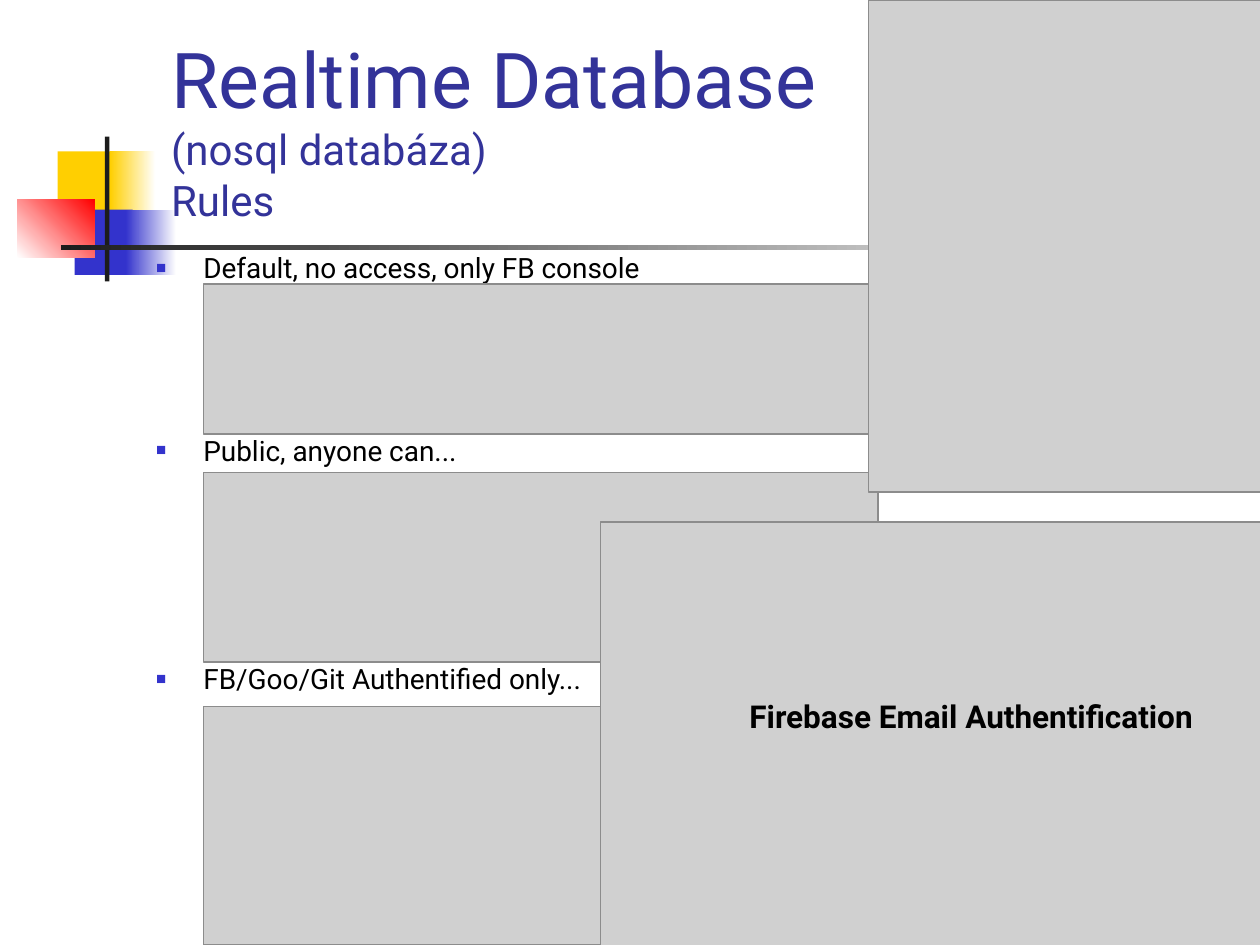
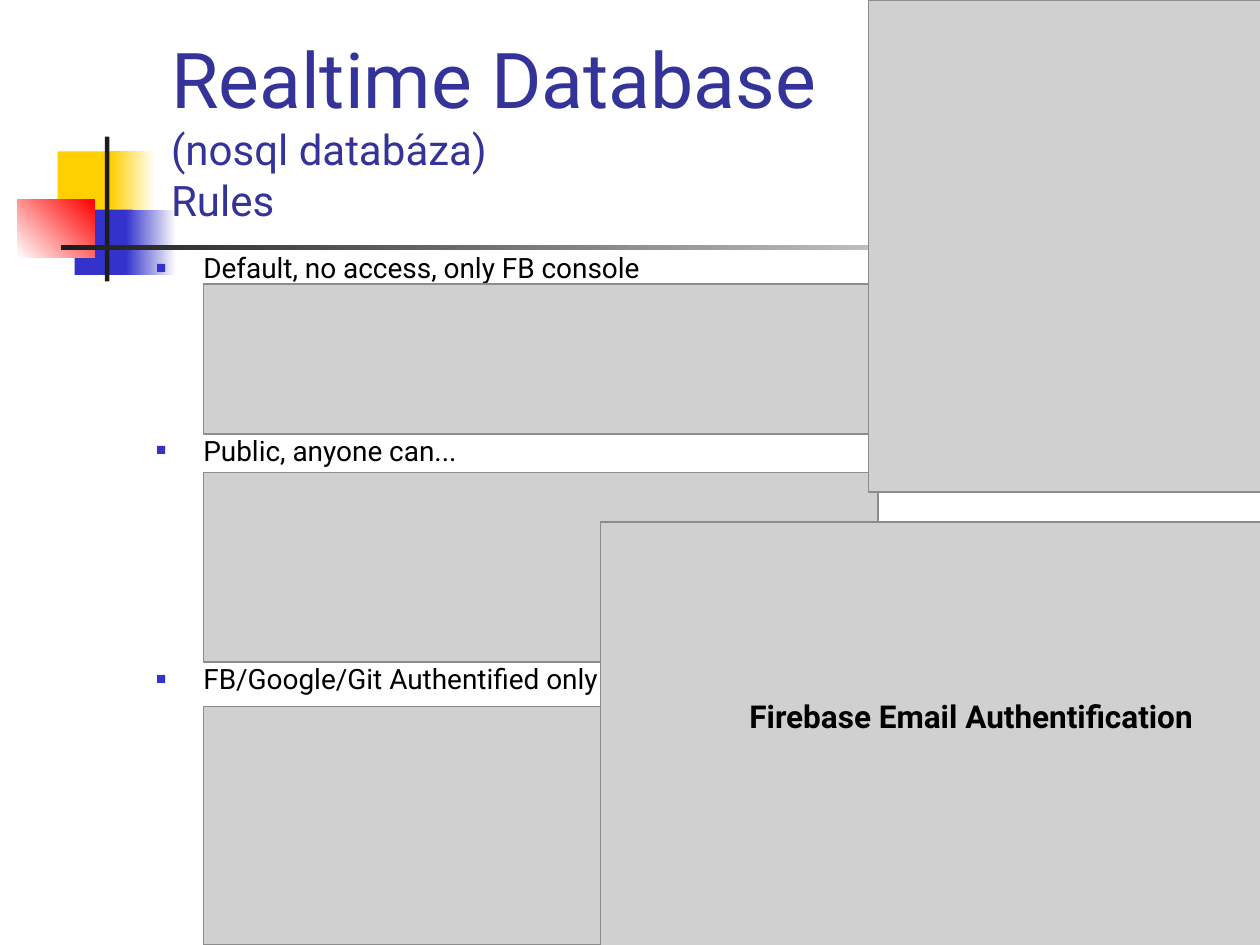
Before and after one commit to vmandro/Prednasky, a slide deck: slide 28 of 11/11_Android.ppt (slide 27 before the commit). Drawn at 1260x945 pixels with LibreOffice and Linux fonts; fonts in the diff are those of the drawing; grey boxes stand for pictures. Boxes give left, top, right and bottom in pixels: in the first picture for what was removed or moved away, otherwise in the second. Text is boxed around its words. In the diff, an @@ line names an element or a change of style, - is before the commit and + after.

```diff
--- a/11/11_Android.ppt
+++ b/11/11_Android.ppt
@@ text at [203, 667, 597, 695]: text changed @@
-■ FB/Goo/Git Authentified only...
+■ FB/Google/Git Authentified only
```
Also in this commit, not shown: 5 other slides changed, 4 slides added, 3 slides removed, 5 other files.
